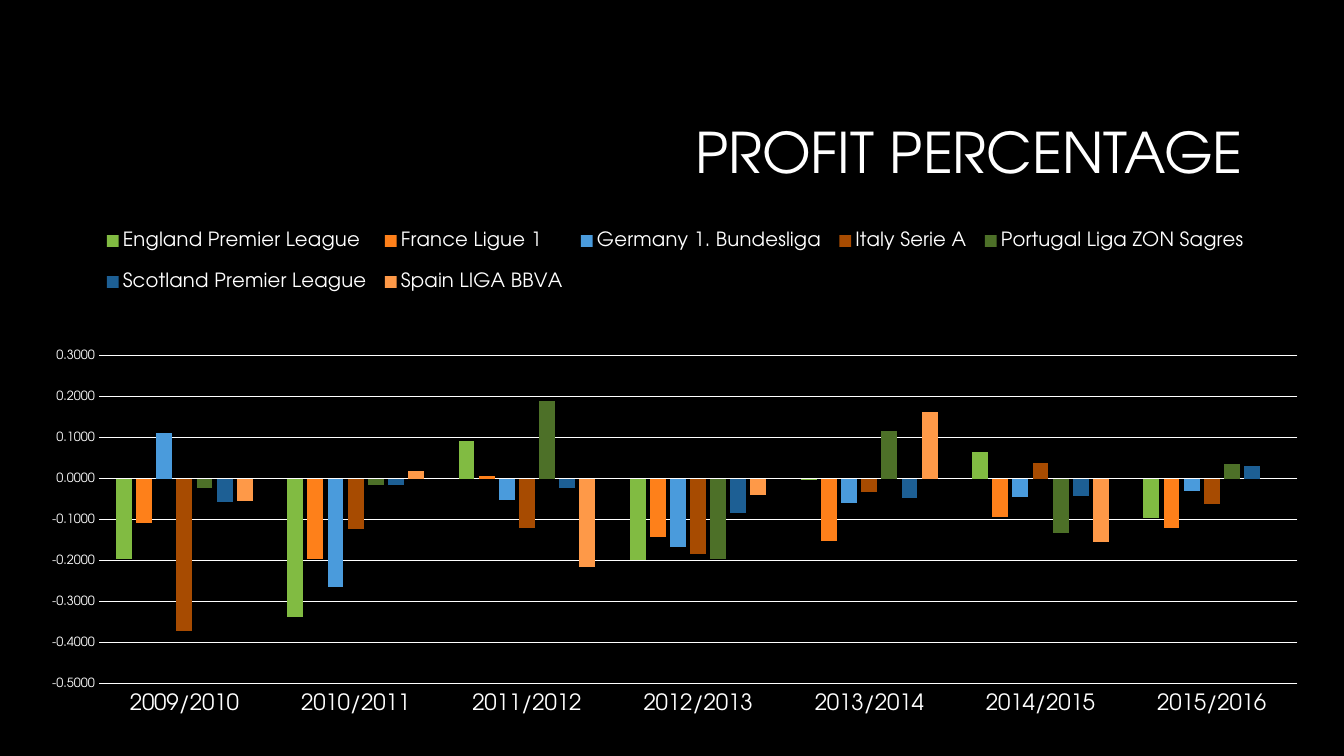
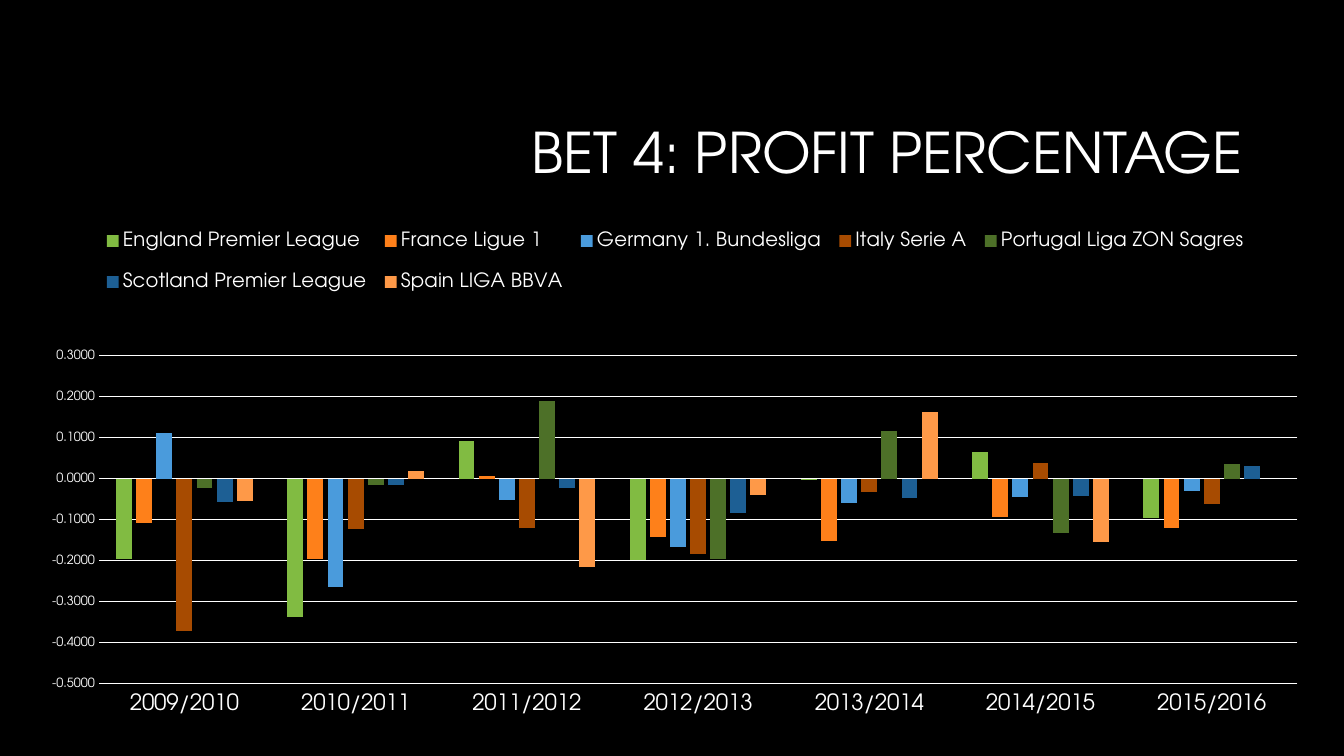
Before and after one commit to P1Analytics/DataMining-Football-Match-Prediction, a slide deck: slide 17 of TODO/spa_presentation.pptx. Drawn at 1344x756 pixels with LibreOffice and Linux fonts; fonts in the diff are those of the drawing; background and template pictures are left out. Boxes give left, top, right and bottom in pixels: in the first picture for what was removed or moved away, otherwise in the second. Text is boxed around its words. In the diff, an @@ line names an element or a change of style, - is before the commit and + after.

```diff
--- a/TODO/spa_presentation.pptx
+++ b/TODO/spa_presentation.pptx
@@ title at [532,131,1243,174]: text changed @@
-PROFIT PERCENTAGE
+BET 4: PROFIT PERCENTAGE
```
Also in this commit, not shown: 2 other slides changed, 1 slide added, 2 slides removed, 5 other files.
